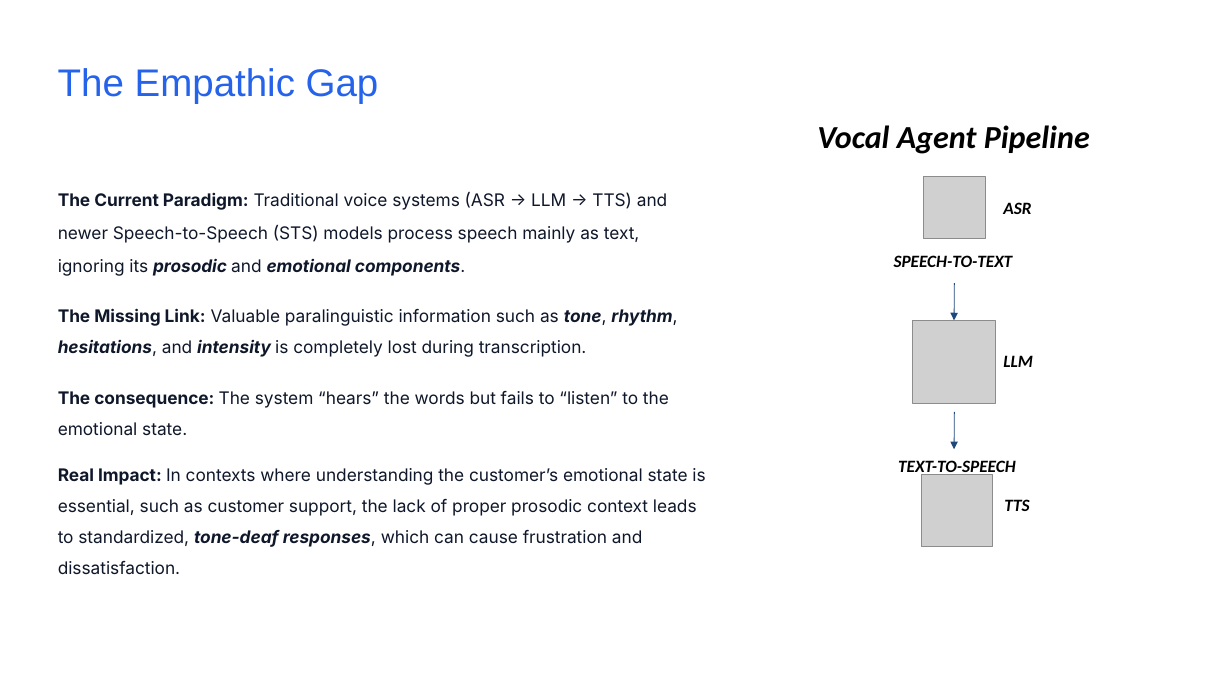
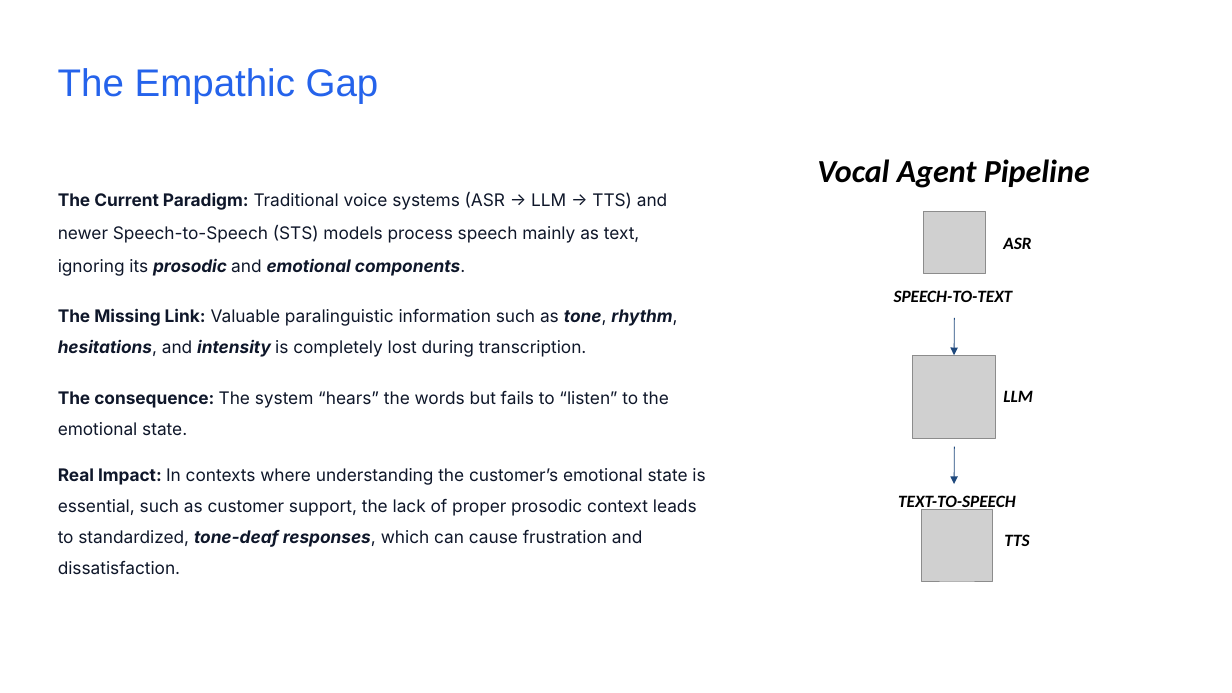
Before and after one commit to abernardini-unimi/AC_NI-project, a slide deck: slide 2 of slide.pptx. Drawn at 1232x693 pixels with LibreOffice and Linux fonts; fonts in the diff are those of the drawing; grey boxes stand for pictures; background and template pictures are left out. Boxes give left, top, right and bottom in pixels: in the first picture for what was removed or moved away, otherwise in the second. Text is boxed around its words. In the diff, an @@ line names an element or a change of style, - is before the commit and + after.

```diff
--- a/slide.pptx
+++ b/slide.pptx
@@ 6 texts, 3 pictures, 2 arrows moved together from (x1=817, y1=125, x2=1090, y2=546) to (x1=817, y1=159, x2=1090, y2=580) @@
```
Also in this commit, not shown: 6 other slides changed.
